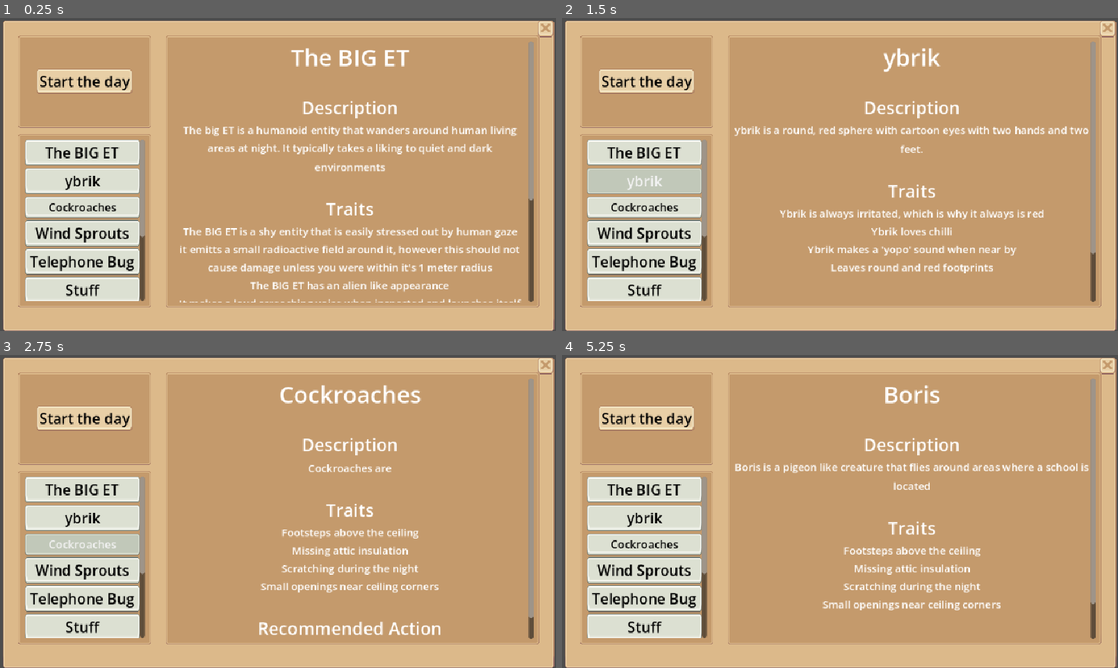
Above: before the commit, frames 1-4 (two rows, left to right).
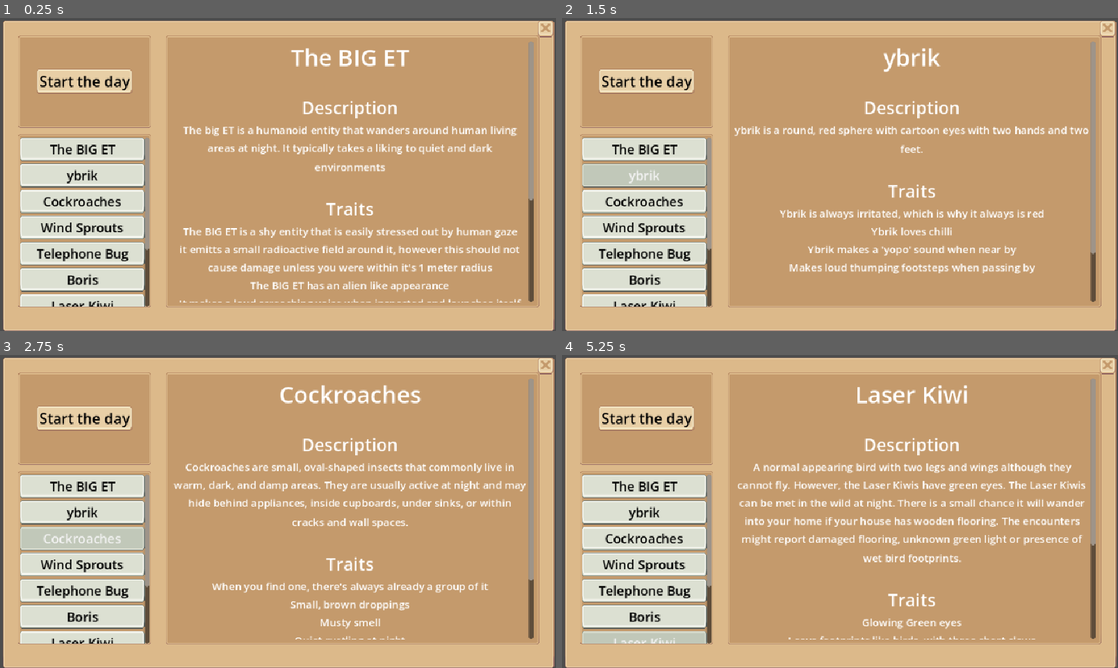
Above: after the commit, the same moments.

Repository: TruthIsProven/Computer-Science-2026
Game: Godot game, scene res://quiz_page_scene.tscn
The game is run twice, just before and just after one commit, with the same random seed, the same clock (stepped at 60 frames per second) and the same inputs. This scene is started directly instead of the project's main scene.
Inputs:
- Up to frame 1 (0.25 s): no input
- Up to frame 2 (1.5 s): click "The BIG ET" at 0.5 s; click "ybrik" at 1.25 s
- Up to frame 3 (2.75 s): click "Cockroaches" at 2 s
- Up to frame 4 (5.25 s): click "Wind Sprouts" at 2.75 s; click "Telephone Bug" at 3.5 s; click "Stuff" (after the commit: "Boris") at 4.25 s; click "1" (after the commit: "Laser Kiwi") at 5 s

The runs differ from the first frame. In frame 1, 8.1% of the frame differs, in the area x 3-27%, y 38-93%; in frame 2, 8.7%; in frame 3, 13%; in frame 4, 15%, in the area x 3-96%, y 9-93%.

Commit message:
Finished full game loop, formatted some stuff

Diff:
--- a/MainGameScript.gd
+++ b/MainGameScript.gd
@@ -18,41 +18,14 @@
 
 
 func load_wiki_articles() -> void:#function that loads the designated articles and show error message when the JSON file is not found
-	if not FileAccess.file_exists(WIKI_FILE_PATH):
-		push_error("Entries were not found: " + WIKI_FILE_PATH)
-		rich_label.text = "The entries database could not be found."
-		return
 
 	var file := FileAccess.open(WIKI_FILE_PATH, FileAccess.READ)
-
-	if file == null:
-		push_error("Godot could not open the wiki file.")
-		rich_label.text = "The wiki database could not be opened."
-		return
 
 	var json_text := file.get_as_text()
 	file.close()
 
 	var json := JSON.new()
-	var parse_result := json.parse(json_text)
-
-	if parse_result != OK:
-		push_error(
-			"JSON error on line %d: %s"
-			% [json.get_error_line(), json.get_error_message()]
-		)
-
-		rich_label.text = (
-			"The wiki database contains an error on line " +
-			str(json.get_error_line()) +
-			"."
-		)
-		return
-
-	if not json.data is Dictionary:
-		push_error("The wiki JSON must contain a Dictionary.")
-		rich_label.text = "The wiki database has an invalid structure."
-		return
+	var _parse_result := json.parse(json_text)
 
 	wiki_articles = json.data
 
@@ -60,10 +33,6 @@
 
 
 func open_article(article_id: String) -> void: #Get the different part of the article and show error message when not found
-	if not wiki_articles.has(article_id): #Error message function for if there are no article found under the name/number of article
-		push_warning("Unknown wiki article: " + article_id)
-		rich_label.text = "ARTICLE NOT FOUND"
-		return
 
 	var article: Dictionary = wiki_articles[article_id]
 
--- a/Scenes/Game_page1.tscn
+++ b/Scenes/Game_page1.tscn
@@ -157,10 +157,10 @@
 anchor_top = 0.5
 anchor_right = 0.5
 anchor_bottom = 0.5
-offset_left = -438.0
-offset_top = -60.0
-offset_right = -231.0
-offset_bottom = 218.0
+offset_left = -447.0
+offset_top = -64.0
+offset_right = -223.0
+offset_bottom = 228.0
 grow_horizontal = 2
 grow_vertical = 2
 size_flags_stretch_ratio = 0.0
@@ -174,7 +174,7 @@
 [node name="Button 1" type="Button" parent="ScrollContainer/VBoxContainer" unique_id=361739286]
 layout_mode = 2
 theme_override_colors/font_color = Color(0, 0, 0, 1)
-theme_override_font_sizes/font_size = 25
+theme_override_font_sizes/font_size = 22
 theme_override_styles/normal = SubResource("StyleBoxTexture_unr5i")
 theme_override_styles/hover = SubResource("StyleBoxTexture_qiugh")
 action_mode = 0
@@ -185,7 +185,7 @@
 [node name="Button 2" type="Button" parent="ScrollContainer/VBoxContainer" unique_id=1899550253]
 layout_mode = 2
 theme_override_colors/font_color = Color(0, 0, 0, 1)
-theme_override_font_sizes/font_size = 25
+theme_override_font_sizes/font_size = 22
 theme_override_styles/normal = SubResource("StyleBoxTexture_unr5i")
 theme_override_styles/hover = SubResource("StyleBoxTexture_qiugh")
 action_mode = 0
@@ -196,7 +196,7 @@
 [node name="Button 3" type="Button" parent="ScrollContainer/VBoxContainer" unique_id=1947028742]
 layout_mode = 2
 theme_override_colors/font_color = Color(0, 0, 0, 1)
-theme_override_font_sizes/font_size = 19
+theme_override_font_sizes/font_size = 22
 theme_override_styles/normal = SubResource("StyleBoxTexture_unr5i")
 theme_override_styles/hover = SubResource("StyleBoxTexture_qiugh")
 action_mode = 0
@@ -207,7 +207,7 @@
 [node name="Button 4" type="Button" parent="ScrollContainer/VBoxContainer" unique_id=1143877592]
 layout_mode = 2
 theme_override_colors/font_color = Color(0, 0, 0, 1)
-theme_override_font_sizes/font_size = 25
+theme_override_font_sizes/font_size = 22
 theme_override_styles/normal = SubResource("StyleBoxTexture_unr5i")
 theme_override_styles/hover = SubResource("StyleBoxTexture_qiugh")
 action_mode = 0
@@ -218,7 +218,7 @@
 [node name="Button 5" type="Button" parent="ScrollContainer/VBoxContainer" unique_id=123193007]
 layout_mode = 2
 theme_override_colors/font_color = Color(0, 0, 0, 1)
-theme_override_font_sizes/font_size = 25
+theme_override_font_sizes/font_size = 22
 theme_override_styles/normal = SubResource("StyleBoxTexture_unr5i")
 theme_override_styles/hover = SubResource("StyleBoxTexture_qiugh")
 action_mode = 0
@@ -229,51 +229,51 @@
 [node name="Button 6" type="Button" parent="ScrollContainer/VBoxContainer" unique_id=357288895]
 layout_mode = 2
 theme_override_colors/font_color = Color(0, 0, 0, 1)
-theme_override_font_sizes/font_size = 25
-theme_override_styles/normal = SubResource("StyleBoxTexture_unr5i")
-theme_override_styles/hover = SubResource("StyleBoxTexture_qiugh")
-action_mode = 0
-text = "Stuff"
+theme_override_font_sizes/font_size = 22
+theme_override_styles/normal = SubResource("StyleBoxTexture_unr5i")
+theme_override_styles/hover = SubResource("StyleBoxTexture_qiugh")
+action_mode = 0
+text = "Boris"
 icon_alignment = 1
 expand_icon = true
 
 [node name="Button 7" type="Button" parent="ScrollContainer/VBoxContainer" unique_id=1849423891]
 layout_mode = 2
 theme_override_colors/font_color = Color(0, 0, 0, 1)
-theme_override_font_sizes/font_size = 25
-theme_override_styles/normal = SubResource("StyleBoxTexture_unr5i")
-theme_override_styles/hover = SubResource("StyleBoxTexture_qiugh")
-action_mode = 0
-text = "1"
+theme_override_font_sizes/font_size = 22
+theme_override_styles/normal = SubResource("StyleBoxTexture_unr5i")
+theme_override_styles/hover = SubResource("StyleBoxTexture_qiugh")
+action_mode = 0
+text = "Laser Kiwi"
 icon_alignment = 1
 expand_icon = true
 
 [node name="Button 8" type="Button" parent="ScrollContainer/VBoxContainer" unique_id=1873716170]
 layout_mode = 2
 theme_override_colors/font_color = Color(0, 0, 0, 1)
-theme_override_font_sizes/font_size = 25
-theme_override_styles/normal = SubResource("StyleBoxTexture_unr5i")
-theme_override_styles/hover = SubResource("StyleBoxTexture_qiugh")
-action_mode = 0
-text = "1"
+theme_override_font_sizes/font_size = 22
+theme_override_styles/normal = SubResource("StyleBoxTexture_unr5i")
+theme_override_styles/hover = SubResource("StyleBoxTexture_qiugh")
+action_mode = 0
+text = "Mad Cow"
 icon_alignment = 1
 expand_icon = true
 
 [node name="Button 9" type="Button" parent="ScrollContainer/VBoxContainer" unique_id=361250242]
 layout_mode = 2
 theme_override_colors/font_color = Color(0, 0, 0, 1)
-theme_override_font_sizes/font_size = 25
-theme_override_styles/normal = SubResource("StyleBoxTexture_unr5i")
-theme_override_styles/hover = SubResource("StyleBoxTexture_qiugh")
-action_mode = 0
-text = "1"
+theme_override_font_sizes/font_size = 22
+theme_override_styles/normal = SubResource("StyleBoxTexture_unr5i")
+theme_override_styles/hover = SubResource("StyleBoxTexture_qiugh")
+action_mode = 0
+text = "Seals"
 icon_alignment = 1
 expand_icon = true
 
 [node name="Button 10" type="Button" parent="ScrollContainer/VBoxContainer" unique_id=1201838114]
 layout_mode = 2
 theme_override_colors/font_color = Color(0, 0, 0, 1)
-theme_override_font_sizes/font_size = 18
+theme_override_font_sizes/font_size = 22
 theme_override_styles/normal = SubResource("StyleBoxTexture_unr5i")
 theme_override_styles/hover = SubResource("StyleBoxTexture_qiugh")
 action_mode = 0
--- a/Scenes/Starting Screen.tscn
+++ b/Scenes/Starting Screen.tscn
@@ -93,7 +93,7 @@
 
 [node name="VSplitContainer" type="VSplitContainer" parent="Separator/MarginContainer" unique_id=1552434026]
 layout_mode = 2
-split_offsets = PackedInt32Array(31, 74, 117)
+split_offsets = PackedInt32Array(31, 74)
 drag_area_margin_begin = 5
 drag_area_margin_end = 5
 drag_area_offset = 5
@@ -104,12 +104,6 @@
 theme_override_colors/font_color = Color(0, 0, 0, 1)
 theme_override_styles/normal = SubResource("StyleBoxTexture_udb0d")
 text = "New Game"
-
-[node name="Load" type="Button" parent="Separator/MarginContainer/VSplitContainer" unique_id=1330685971]
-layout_mode = 2
-theme_override_colors/font_color = Color(0, 0, 0, 1)
-theme_override_styles/normal = SubResource("StyleBoxTexture_udb0d")
-text = "Load"
 
 [node name="Settiings" type="Button" parent="Separator/MarginContainer/VSplitContainer" unique_id=1598120318]
 layout_mode = 2
--- a/entries/calls.json
+++ b/entries/calls.json
@@ -1,28 +1,50 @@
 {
-  "day_1": [
+"day_1": [
 	{
-	  "id": "call_1",
-	  "caller_name": "Sarah Miller",
-	  "caller_text": "Hello? I hope you've reached the right department. There is something strange happening in my kitchen. For the past three nights I have heard thumping footsteps.",
-	  "question": "What is the most likely hazard?",
-	  "answer": "ybrik"
+	"id": "call_1",
+	"caller_name": "Sarah Miller",
+	"caller_text": "Hello? I hope you've reached the right department. There is something strange happening in my kitchen. For the past three nights I have heard thumping footsteps.",
+	"answer": "ybrik"
 	},
 	{
-	  "id": "call_2",
-	  "caller_name": "Daniel Ross",
-	  "caller_text": "There are dark patches growing around my bathroom window. The room has also started smelling damp, even after I clean it.",
-	  "question": "What is the most likely hazard?",
-	  "answer": "The BIG ET"
-	}
-  ],
+	"id": "call_2",
+	"caller_name": "Michael",
+	"caller_text": "I was outside late last night when I noticed something standing near the edge of my property. It looked almost human, but definitely wasn't. As soon as I looked directly at it, it made this horrible screeching sound and suddenly moved towards me.",
+	"answer": "The BIG ET"
+	},
+	{
+	"id": "call_3",
+	"caller_name": "Megan",
+	"caller_text": "Hi, I think something is wrong with my phone. There's these tiny little feet hanging out of the speaker, and I keep hearing this weird chipping sound whenever I pick it up. There's also this sticky trail on the handle.",
+	"answer": "Telephone Bug"
+	},
 
-  "day_2": [
 	{
-	  "id": "call_1",
-	  "caller_name": "Emily Carter",
-	  "caller_text": "Something has been moving above my bedroom ceiling every night. I checked the attic, but I couldn't find anything.",
-	  "question": "What is causing the disturbance?",
-	  "answer": "ceiling_dweller"
-	}
-  ]
+	"id": "call_4",
+	"caller_name": "James",
+	"caller_text": "I was walking home last night and saw something strange in the woods. It looked like a normal bird, except its eyes were glowing green. Everything around it was completely silent, and I noticed some strange three-clawed footprints on the ground.",
+	"answer": "Laser Kiwi"
+	},
+],
+"day_2": [
+	{
+	"id": "call_1",
+	"caller_name": "Emily",
+	"caller_text": "I think I've got a problem in my backyard. There are these tiny seeds everywhere and they're all moving with the wind. There's so many of them that I can see the swarm from quite far away. What should I do?",
+	"answer": "Wind Sprouts"
+	},
+	{
+	"id": "call_2",
+	"caller_name": "Sarah",
+	"caller_text": "There's something weird going on in my kitchen. I've found small brown droppings underneath the sink, and last night I heard quiet rustling coming from behind the cupboards. There's also a really strange musty smell.",
+	"answer": "Cockroaches"
+	},
+
+	{
+	"id": "call_",
+	"caller_name": "Daniel",
+	"caller_text": "I was walking past the school yesterday when I noticed this grey bird following me around. It just kept staring at me. I found a bunch of grey feathers outside my classroom afterwards, and I could hear this strange bird-like chipping sound nearby.",
+	"answer": "Boris"
+	},
+]
 }
--- a/entries/entries.json
+++ b/entries/entries.json
@@ -1,74 +1,74 @@
 {
-  "article_1": {
+"article_1": {
 	"title": "The BIG ET",
 	"description": "The big ET is a humanoid entity that wanders around human living areas at night. It typically takes a liking to quiet and dark environments",
 	"traits": [
-	  "The BIG ET is a shy entity that is easily stressed out by human gaze",
-	  "it emitts a small radioactive field around it, however this should not cause damage unless you were within it's 1 meter radius",
-	  "The BIG ET has an alien like appearance",
-      "It makes a loud screeching voice when inspected and launches itself towards the witness to murder them."
+	"The BIG ET is a shy entity that is easily stressed out by human gaze",
+	"it emitts a small radioactive field around it, however this should not cause damage unless you were within it's 1 meter radius",
+	"The BIG ET has an alien like appearance",
+	"It makes a loud screeching voice when inspected and launches itself towards the witness to murder them."
 	],
 	"recommended_action": "If you have encountered the BIG ET, try to ignore it. If not and the BIG ET has noticed you loo …(184 unchanged characters)…
-  },
+},
 
-  "article_2": {
+"article_2": {
 	"title": "ybrik",
 	"description": "ybrik is a round, red sphere with cartoon eyes with two hands and two feet.",
 	"traits": [
-	  "Ybrik is always irritated, which is why it always is red",
-	  "Ybrik loves chilli",
-	  "Ybrik makes a 'yopo' sound when near by",
-      "Leaves round and red footprints"
+	"Ybrik is always irritated, which is why it always is red",
+	"Ybrik loves chilli",
+	"Ybrik makes a 'yopo' sound when near by",
+	"Makes loud thumping footsteps when passing by"
 	],
 	"recommended_action": "If the human has possibly encountered ybrik, ABORT MISSION Please use the HSH emergency exit service."
-  },
+},
 
 "article_3": {
 	"title": "Cockroaches",
-	"description": "Cockroaches are",
+	"description": "Cockroaches are small, oval-shaped insects that commonly live in warm, dark, and damp areas. They are usually active at night and may hide behind appliances, inside cupboards, under sinks, or within cracks and wall spaces.",
 	"traits": [
-	  "Footsteps above the ceiling",
-	  "Missing attic insulation",
-	  "Scratching during the night",
-      "Small openings near ceiling corners"
+	"When you find one, there's always already a group of it",
+	"Small, brown droppings",
+	"Musty smell",
+	"Quiet rustling at night"
 	],
-	"recommended_action": "Leave the room and restrict access to the affected area."
-  },
+	"recommended_action": "Please use the HSH insect removal service :D"
+},
 
 "article_4": {
 	"title": "Wind Sprouts",
 	"description": "The wind sprouts are a light weighted seed that is easily carried by wind. A wind sprout hoarde can be seen from a 100 meter radius. If observed, please run immediately.",
 	"traits": [
-	  "The wind sprouts can attatch onto your skin and grow roots. This can cause:",
-	  "Wind sprout infection",
-	  "New seeds possibly growing inside your blood vessels. If let on, can cause your body to shut down."
+	"The wind sprouts can attatch onto your skin and grow roots. This can cause:",
+	"Wind sprout infection",
+	"New seeds possibly growing inside your blood vessels. If let on, can cause your body to shut down."
 	],
 	"recommended_action": "Run immediately until wind sprout hoarde is no longer visible. If the wind sprouts are within 10 meter radius, use the HSH exterminate service."
-  },
+},
 
 "article_5": {
 	"title": "Telephone Bug",
-	"description": "The telephone bug is a form of m",
+	"description": "The telephone bug is a form of parasite that inserts itself into hand held telephones. It typically manifests as small feet dangling off the speaker of traditional hand held telephones",
 	"traits": [
-	  "Footsteps above the ceiling",
-	  "Missing attic insulation",
-	  "Scratching during the night",
-      "Small openings near ceiling corners"
+	"Little foot and antennas dangling out of the speaker of the telephone",
+	"Little chipping sound can be heard",
+	"It leaves a sticky trail of footsteps on the handle of the telephone",
+	"Likes cold environments"
 	],
-	"recommended_action": "Leave the room and restrict access to the affected area."
-  },
+	"recommended_action": "Do NOT use the telephone, the telephone bug will take that oppertunity to enter your ear and live there. However, if that has already happened, please call the HSH medical department for an ear removal service."
+},
 
 "article_6": {
 	"title": "Boris",
-	"description": "Boris is a pigeon like creature that flies around areas where a school is located",
+	"description": "Boris is a pigeon like creature that flies around schools",
 	"traits": [
-	  "Footsteps above the ceiling",
-	  "Missing attic insulation",
-	  "Scratching during the night",
-      "Small openings near ceiling corners"
+	"Grey body with darker wings, with a ring of white feather at the bottom of the neck",
+	"Small head with a short beak.",
+	"An intense stare",
+	"It may leave grey feathers and may hear bird chipping sound when near it"
 	],
-	"recommended_action": "Leave the room and restrict access to the affected area."
-  },
+	"recommended_action": "Do not feed Boris or let him near you. If he comes close, don't fight back and use the HSH cremation service."
+},
 
 "article_7": {
 	"title": "Laser Kiwi",
@@ -76,45 +76,45 @@
 	"A normal appearing bird with two legs and wings although they cannot fly. However, the Laser Kiwis have green eyes. T …(240 unchanged characters)…
 
 	"traits": [
-	  "Scratching during the night",
-      "Small openings near ceiling corners"
+	"Glowing Green eyes",
+	"Leavs footprints like birds, with three short claws",
+	"Usually appears in the woods at night",
+	"The area where the laser Kiwi is located will be dead silent aside from laser kiwi activity"
 	],
-	"recommended_action": "Leave the room and restrict access to the affected area."
-  },
+	"recommended_action": "Move away from the observed laser kiwi immediately as quietly as possible."
+},
 
 "article_8": {
-	"title": "Toilet Dweller",
-	"description": "Ceiling dwellers usually inhabit attics and enclosed spaces above occupied rooms.",
+	"title": "Mad Cow",
+	"description": "The mad cow appears like any ordinary cows you can find. With 4 legs and 4 hooves, 2 horns and a tail. The pattern on fur varies depending on cow species",
 	"traits": [
-	  "Footsteps above the ceiling",
-	  "Missing attic insulation",
-	  "Scratching during the night",
-      "Small openings near ceiling corners"
+	"The caller may encounter one or multiple cows staring at them.",
+	"Loss of direction",
+	"Loud wind in the area where the Mad Cows are located",
+	"The mam cows have a full set of 72 teeths in total"
 	],
-	"recommended_action": "Leave the room and restrict access to the affected area."
-  },
+	"recommended_action": "Stare back at the cow and continue to move, if the cow starts to eat grass, you are now safe. If now, please use the HSH cremation service."
+},
 
 "article_9": {
-	"title": "Ceiling Dweller",
-	"description": "Ceiling dwellers usually inhabit attics and enclosed spaces above occupied rooms.",
+	"title": "Seals",
+	"description": "Seals are fat blubberous creatures that lives on the shore, near the ocean. They typically appear grey with round eyes, two flippers and a tail being a powerful rear flipper",
 	"traits": [
-	  "Footsteps above the ceiling",
-	  "Missing attic insulation",
-	  "Scratching during the night",
-      "Small openings near ceiling corners"
+	"Seals make an ououououou sound when near by",
+	"Loud wind at their natural habitat, however they do go out into the wild",
+	"They flop when they are on land as their bodies are built to swim",
+	"Friendly"
 	],
-	"recommended_action": "Leave the room and restrict access to the affected area."
-  },
+	"recommended_action": "Don't leave. Seals are friendly creatures :D"
+},
 
 "article_10": {
 	"title": "THE Job Application",
-	"description": "Ceiling dwellers usually inhabit attics and enclosed spaces above occupied rooms.",
+	"description": "THE job application is a moving piece of paper that wonders around after being created. ",
 	"traits": [
-	  "Footsteps above the ceiling",
-	  "Missing attic insulation",
-	  "Scratching during the night",
-      "Small openings near ceiling corners"
+	"Callers that report THE job application may report flapping paper sound.",
+	"The caller may recently quit their job and/or being jobless.",
 	],
-	"recommended_action": "Leave the room and restrict access to the affected area."
-  }
+	"recommended_action": "If you have a job, do not quit it. If you are quitting your job, ensure there are no job applications near your current area. "
 }
+}
--- a/quiz_page_scene.tscn
+++ b/quiz_page_scene.tscn
@@ -245,15 +245,15 @@
 popup/item_3/id = 4
 popup/item_4/text = "Telephone Bug"
 popup/item_4/id = 5
-popup/item_5/text = "6"
+popup/item_5/text = "Boris"
 popup/item_5/id = 6
-popup/item_6/text = "7"
+popup/item_6/text = "Laser Kiwi"
 popup/item_6/id = 7
-popup/item_7/text = "8"
+popup/item_7/text = "Mad Cow"
 popup/item_7/id = 8
-popup/item_8/text = "9"
+popup/item_8/text = "Seals"
 popup/item_8/id = 9
-popup/item_9/text = "10"
+popup/item_9/text = "THE Job Application"
 popup/item_9/id = 10
 
 [node name="MarginContainer2" type="MarginContainer" parent="Answering Panel" unique_id=1229733972]
--- a/starting_screen.gd
+++ b/starting_screen.gd
@@ -3,7 +3,7 @@
 
 
 func _on_new_game_pressed() -> void:
-	get_tree().change_scene_to_file("res://Scenes/newgame_scene.tscn")
+	get_tree().change_scene_to_file("res://Scenes/desktop_scene.tscn")
 	pass # Replace with function body.
 
 
